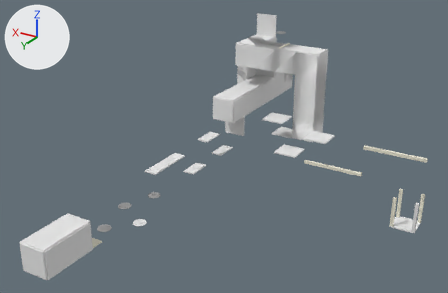
One commit to the OBJ model assets/maps/darkness/map.OBJ: the scene before it, then after it.
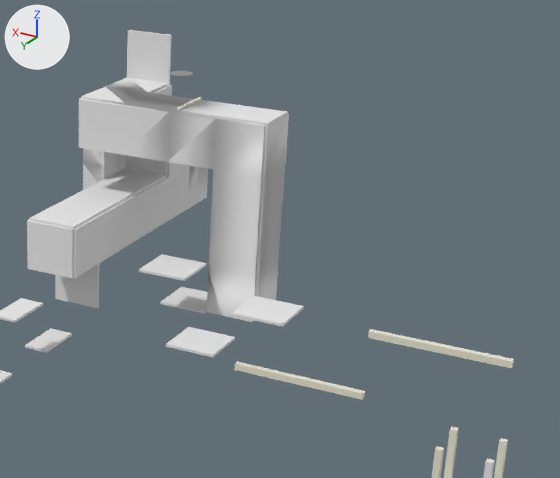
The first picture shows the older version from a 50 mm lens placed at (-5160.0, 4373.0, 4510.0), pointed at (-674.0, -3104.0, 771.0). The close-ups show both versions on the part from 45% to 100% of the width and 0% to 72% of the height of that picture. Every picture has the same lights, and +X, +Y and +Z are marked at upper left. Where no turn or scale is listed for an object, it has been applied to the vertices. Vertices at the same position are counted once.

In view in the first close-up: 'map'.
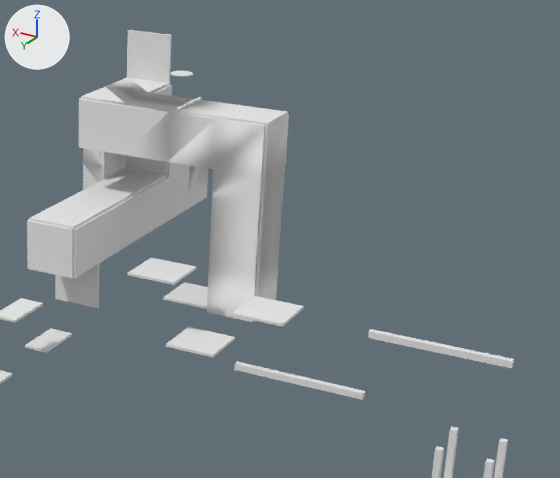
Pixel boxes (x1, y1, x2, y2) of what changed, in the close-ups (560 x 478 px; the box of a moved part takes in the faces that stretch with it):
part 1 of me_map, moved or reshaped
    before: (139, 254, 207, 281)
    after: (128, 258, 197, 285)
part 2 of me_map, deleted
    before: (160, 287, 208, 313)
part 3 of me_map, moved or reshaped
    before: (80, 83, 287, 221)
    after: (80, 83, 287, 309)
part 4 of me_map, moved or reshaped
    both: (281, 372, 315, 388)
part 5 of me_map, recoloured
    both: (170, 71, 193, 77)
part 6 of me_map, recoloured
    both: (177, 97, 514, 478)

The change in detail:
me_map has 19283 vertices, 38428 faces and spans x -3374.0..820.0, y -6960.0..20.0, z -617.0..2175.0.
me_map is used by ob_map; location (0.0, 0.0, 0.0).
me_map part 1: the loose piece of 8 vertices spanning x -780.0..-380.0, y -5320.0..-4920.0, z 555.0..575.0 is moved by (-15.0, 220.0, 45.0).
me_map part 2: the loose piece of 8 vertices spanning x -780.0..-380.0, y -5720.0..-5320.0, z 140.0..160.0 is deleted.
Part 3, on me_map:
257 faces are deleted.
8 vertices are added at x -795.0..-395.0, y -5740.0..-5340.0, z 175.0..195.0.
269 new faces join them.
Part 4, on me_map:
20 faces are deleted.
20 new faces join them.
me_map part 5: 32768 faces spanning x 100.0..610.0, y -6875.0..-1185.0, z -10.0..1900.0 switch from mat_game_startercontent_materials_m_assetplatform_m_assetplatform to mat_game_startercontent_materials_m_basic_floor_m_basic_floor (white #e7e7e7).
me_map part 6: 288 faces spanning x -3374.0..398.0, y -5740.0..-800.0, z -597.0..1795.0 switch from mat_game_startercontent_materials_m_basic_wall_m_basic_wall to mat_game_startercontent_materials_m_basic_floor_m_basic_floor (white #e7e7e7).
